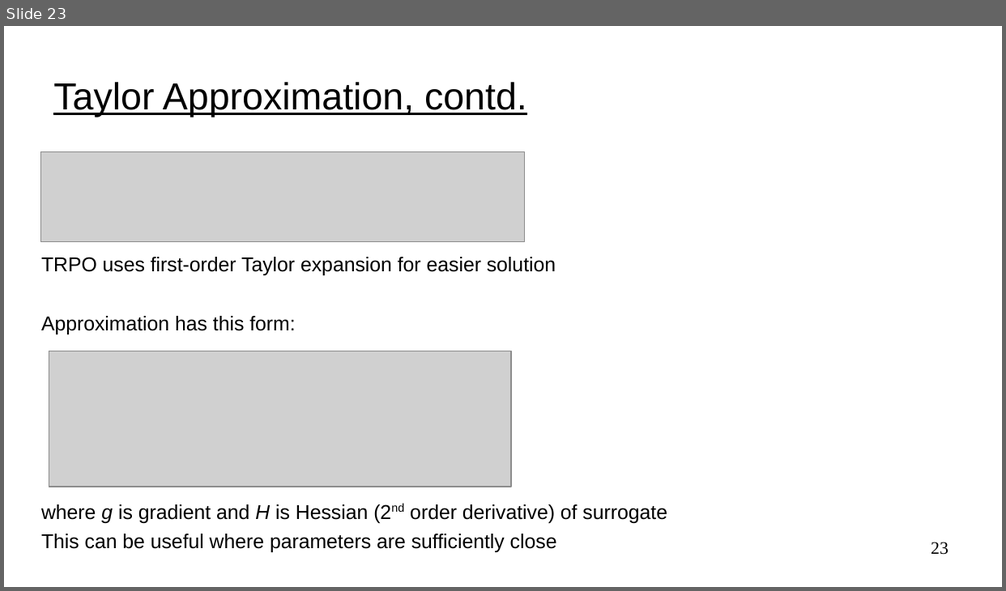
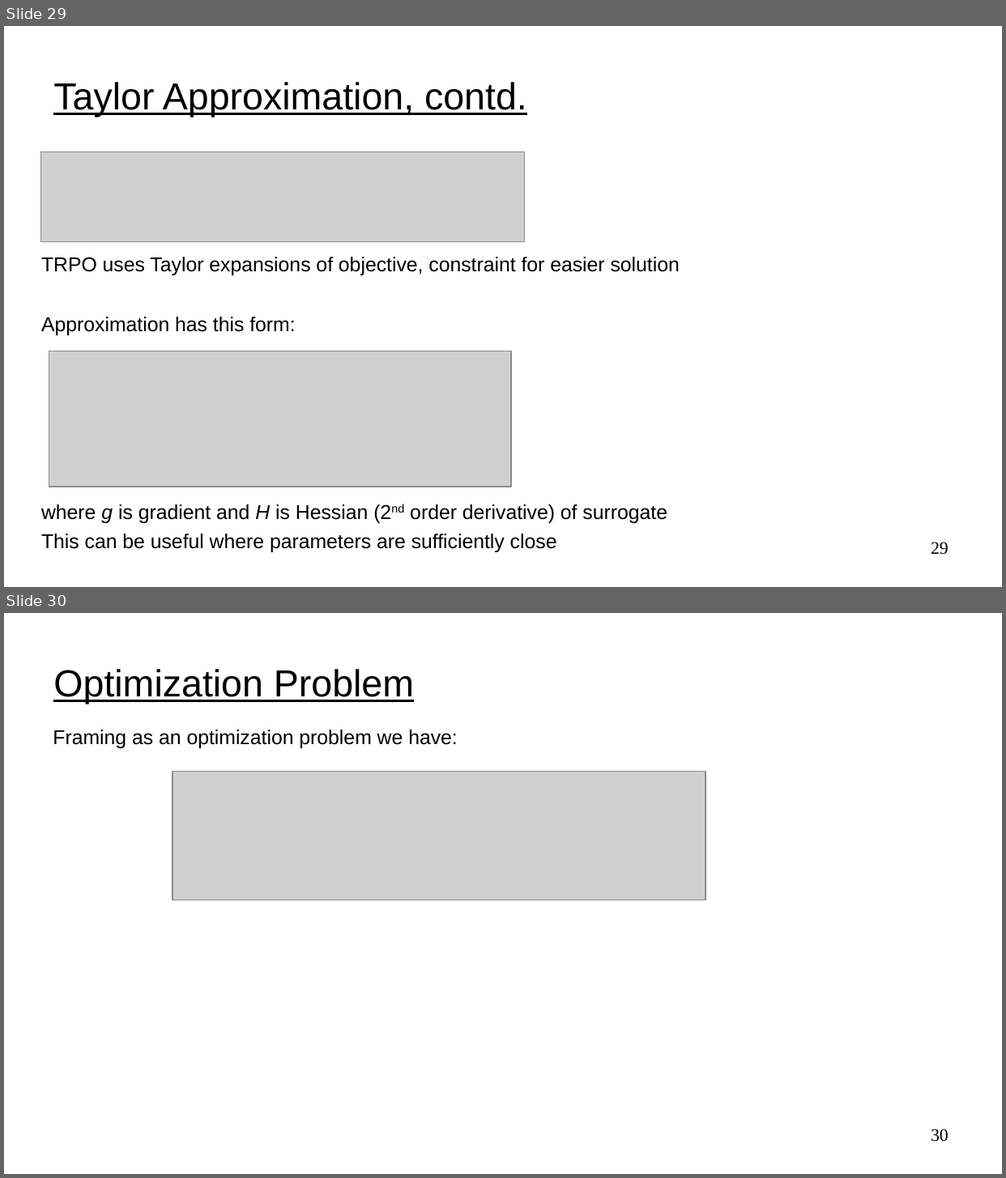
Before and after one commit to UVADS/reinforcement_learning, a slide deck: 08_policy_gradients_extensions/policy_gradients_extensions.ppt. Shown one above the other, each under a label of ours: slide 23 before the commit, slides 29 and 30 after it. The pictures are 1006x591 and 1006x1178 pixels, drawn with LibreOffice and Linux fonts; fonts in the diff are those of the drawing; grey boxes stand for pictures. Boxes give left, top, right and bottom in pixels: in the first picture for what was removed or moved away, otherwise in the second. Text is boxed around its words. In the diff, an @@ line names an element or a change of style, - is before the commit and + after.

```diff
--- a/08_policy_gradients_extensions/policy_gradients_extensions.ppt
+++ b/08_policy_gradients_extensions/policy_gradients_extensions.ppt
@@ slide 30 added at [4, 613, 1002, 1174], background #FFFFFF @@
@@ title added at [53, 669, 414, 704], 30 pt, text #000000, underline @@
+Optimization Problem
@@ text added at [53, 730, 458, 748], 16 pt, text #000000 @@
+Framing as an optimization problem we have:
@@ picture added at [172, 772, 705, 900] @@
@@ page number added at [931, 1129, 948, 1142], 14 pt, text #000000 @@
+30
@@ what was slide 23 is now slide 29 @@
@@ slide 29 changed as well @@
@@ text at [41, 257, 680, 275]: text changed @@
-TRPO uses first-order Taylor expansion for easier solution
+TRPO uses Taylor expansions of objective, constraint for easier solution
@@ page number at [931, 542, 948, 555]: text changed @@
-23
+29
```
Also in this commit, not shown: 7 other slides changed, 6 other slides added.
